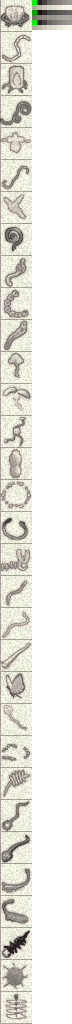
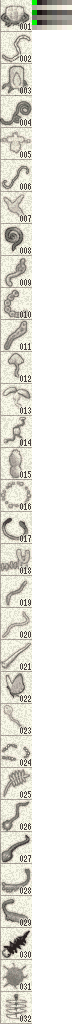
Revision of a layered 72×1024 image; what changed, layer by layer:
added layer "no" above "Layer 14" over [20, 23, 31, 1022]
